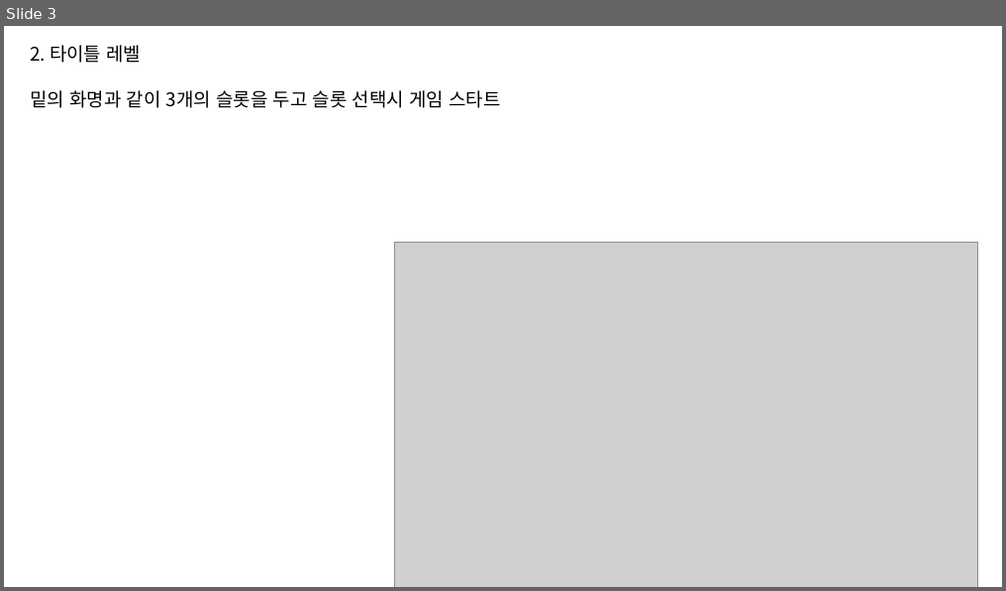
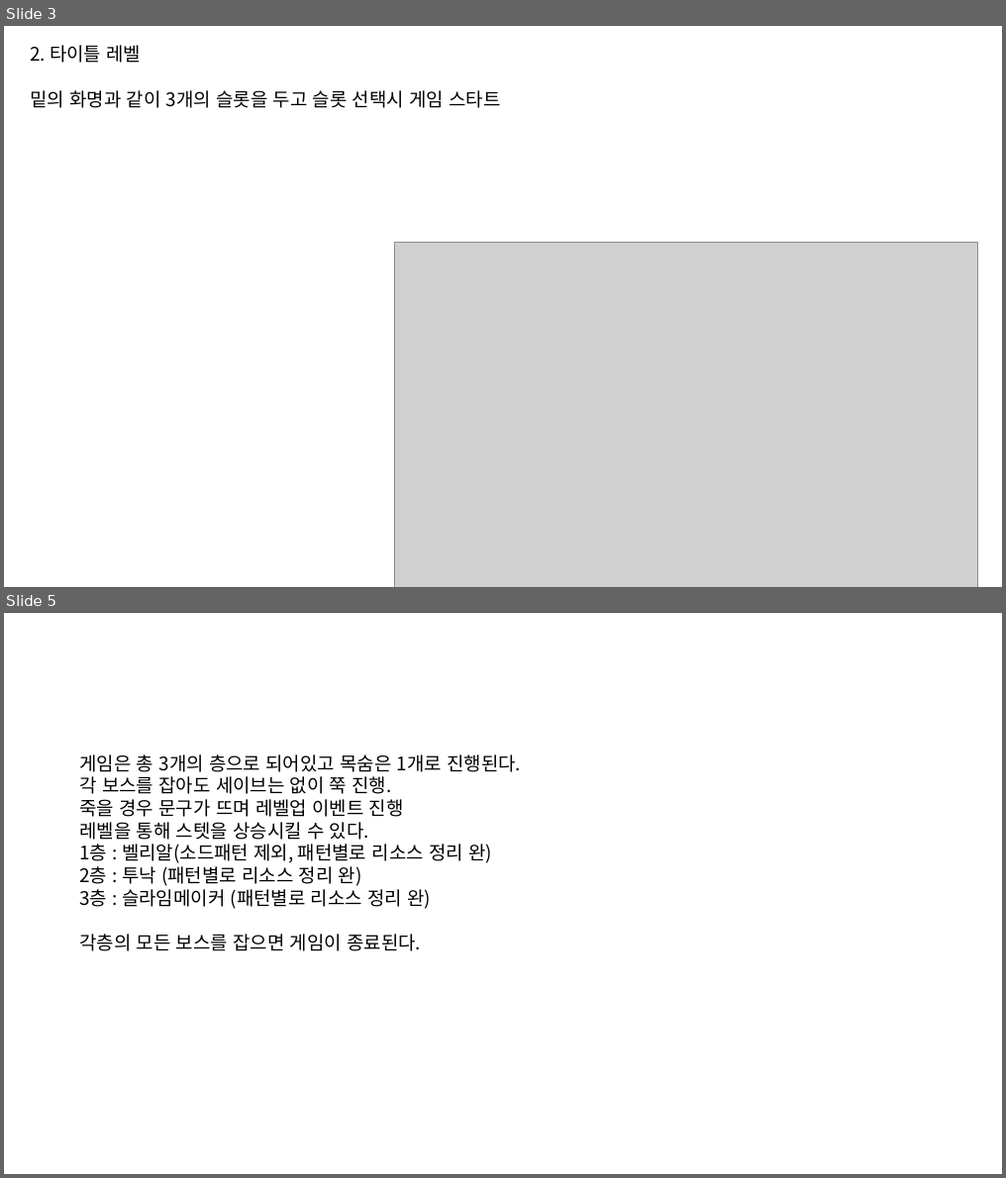
Before and after one commit to SeokNote/DirectX2D_KMS, a slide deck: 던그리드 작업.pptx. Shown one above the other, each under a label of ours: slide 3 before the commit, slides 3 and 5 after it; the slides between them are not shown. The pictures are 1006x591 and 1006x1178 pixels, drawn with LibreOffice and Linux fonts; fonts in the diff are those of the drawing; grey boxes stand for pictures. Boxes give left, top, right and bottom in pixels: in the first picture for what was removed or moved away, otherwise in the second. Text is boxed around its words. In the diff, an @@ line names an element or a change of style, - is before the commit and + after.

Commit message:
김민석 : 업데이트

```diff
--- a/던그리드 작업.pptx
+++ b/던그리드 작업.pptx
@@ slide 5 added at [4,613,1002,1174], background #FFFFFF @@
@@ text added at [79,755,521,952], 18 pt, text #000000 @@
+게임은 총 3개의 층으로 되어있고 목숨은 1개로 진행된다.
+각 보스를 잡아도 세이브는 없이 쭉 진행.
+죽을 경우 문구가 뜨며 레벨업 이벤트 진행
+레벨을 통해 스텟을 상승시킬 수 있다.
+1층 : 벨리알(소드패턴 제외, 패턴별로 리소스 정리 완)
+2층 : 투낙 (패턴별로 리소스 정리 완)
+3층 : 슬라임메이커 (패턴별로 리소스 정리 완)
+각층의 모든 보스를 잡으면 게임이 종료된다.
```
